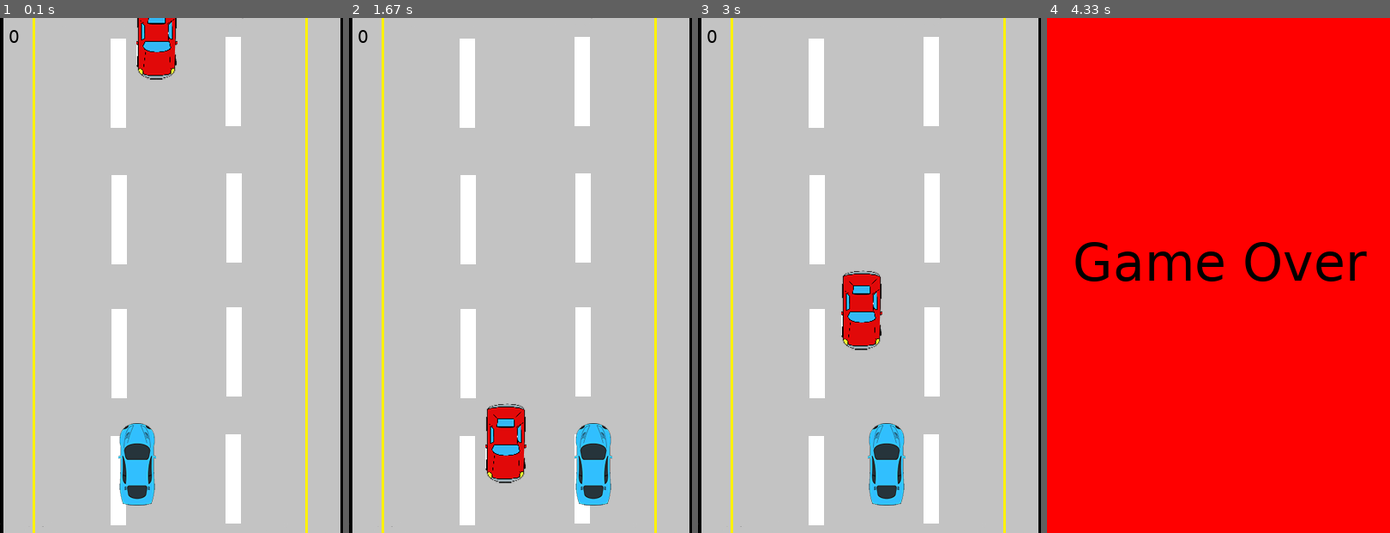
Above: before the commit, frames 1-4 (left to right).
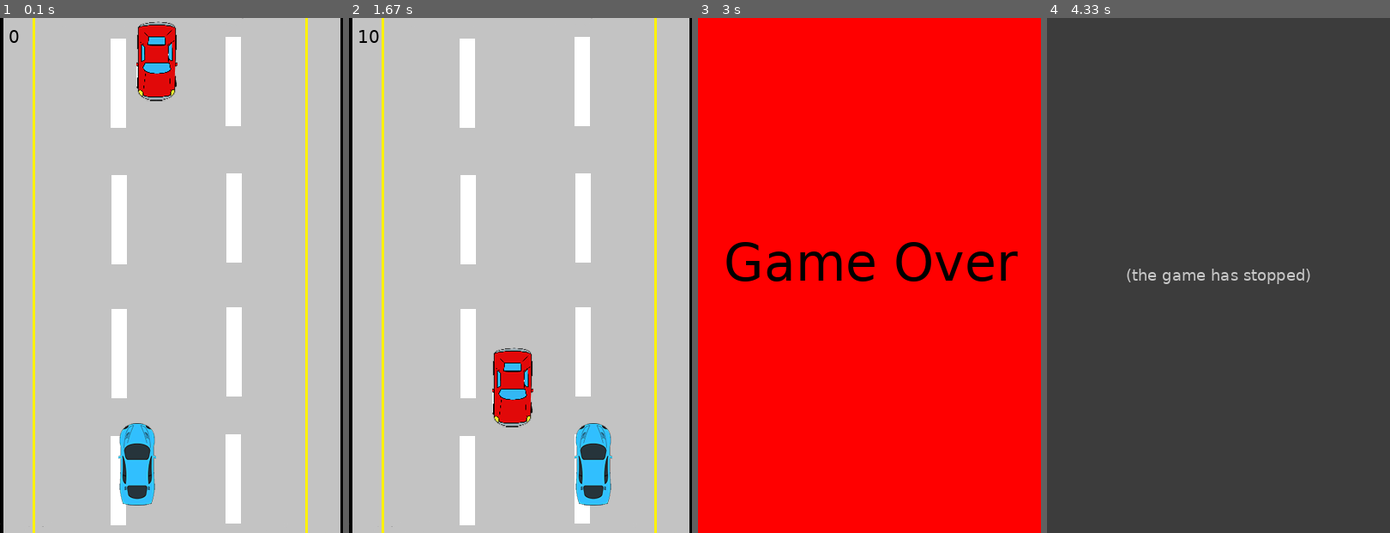
Above: after the commit, the same moments.

Repository: caioopra/Programming-leassons
Game: pygame game, started from pygame/projeto_exemplo/app.py
The game is run twice, just before and just after one commit, with the same random seed, the same clock (stepped at 60 frames per second) and the same inputs.
Inputs:
- Up to frame 1 (0.1 s): no input
- Up to frame 2 (1.67 s): hold Right 0.33-0.8 s; hold Right 0.83-1.3 s; hold Left from 1.33 s (still down)
- Up to frame 3 (3 s): release Left at 1.87 s
- Up to frame 4 (4.33 s): no input

The runs differ from the first frame. In frame 1, 1.4% of the frame differs, in the area x 39-52%, y 0-17%; in frame 2, 2.9%; in frame 3, 100%; in frame 4, 100%, in the area x 0-100%, y 0-100%.
After the commit the program exited at 4.3 s; later frames show no game.

Commit message:
Score system bug fixed

Diff:
--- a/pygame/projeto_exemplo/Enemy.py
+++ b/pygame/projeto_exemplo/Enemy.py
@@ -33,9 +33,12 @@
     def screen_width(self):
         return self.__screen_width
 
-    def move(self):
+    def move(self, score: int) -> int:
         self.rect.move_ip(0, self.speed)
 
         if self.rect.bottom > 600:
+            score += 10
             self.rect.top = 0
             self.rect.center = (randint(30, 370), 0)
+
+        return score
--- a/pygame/projeto_exemplo/app.py
+++ b/pygame/projeto_exemplo/app.py
@@ -21,7 +21,7 @@
 # ? informacoes sobre a tela e jogo
 SCREEN_WIDTH = 400
 SCREEN_HEIGHT = 600
-SPEED = 5
+SPEED = 10
 SCORE = 0
 
 # ? configuracao fontes
@@ -60,7 +60,7 @@
     # percorre eventos
     for event in pygame.event.get():
         if event.type == INC_SPEED:
-            SPEED += 0.5
+            SPEED += 2
 
         if event.type == QUIT:
             pygame.quit()
@@ -75,7 +75,11 @@
     # ? move e redesenha todos sprites
     for entity in all_sprites:
         DISPLAY_SURF.blit(entity.image, entity.rect)  # desenha
-        entity.move()  # nesse caso, como todos inimigos possuem move(), faz cada um se mover
+
+        if isinstance(entity, Enemy):
+            SCORE = entity.move(SCORE)  # nesse caso, como todos inimigos possuem move(), faz cada um se mover
+        else:
+            entity.move()
 
     # ? roda quando ocorre colisão entre Player e Inimigo
     # spritecollideany(sprite, SpriteGroup) -> ve se o primeiro esta colidindo com algum do grupo
